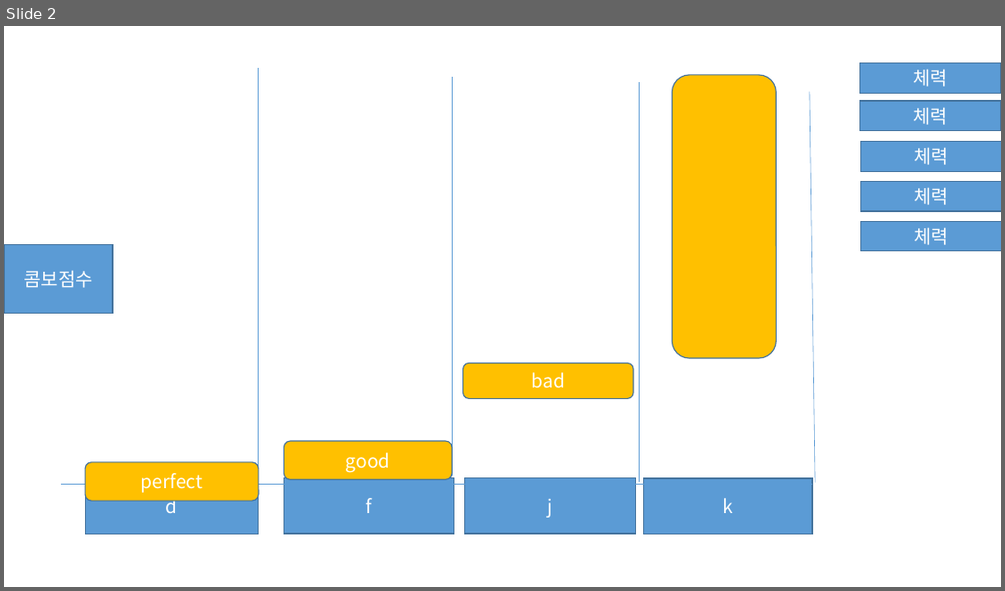
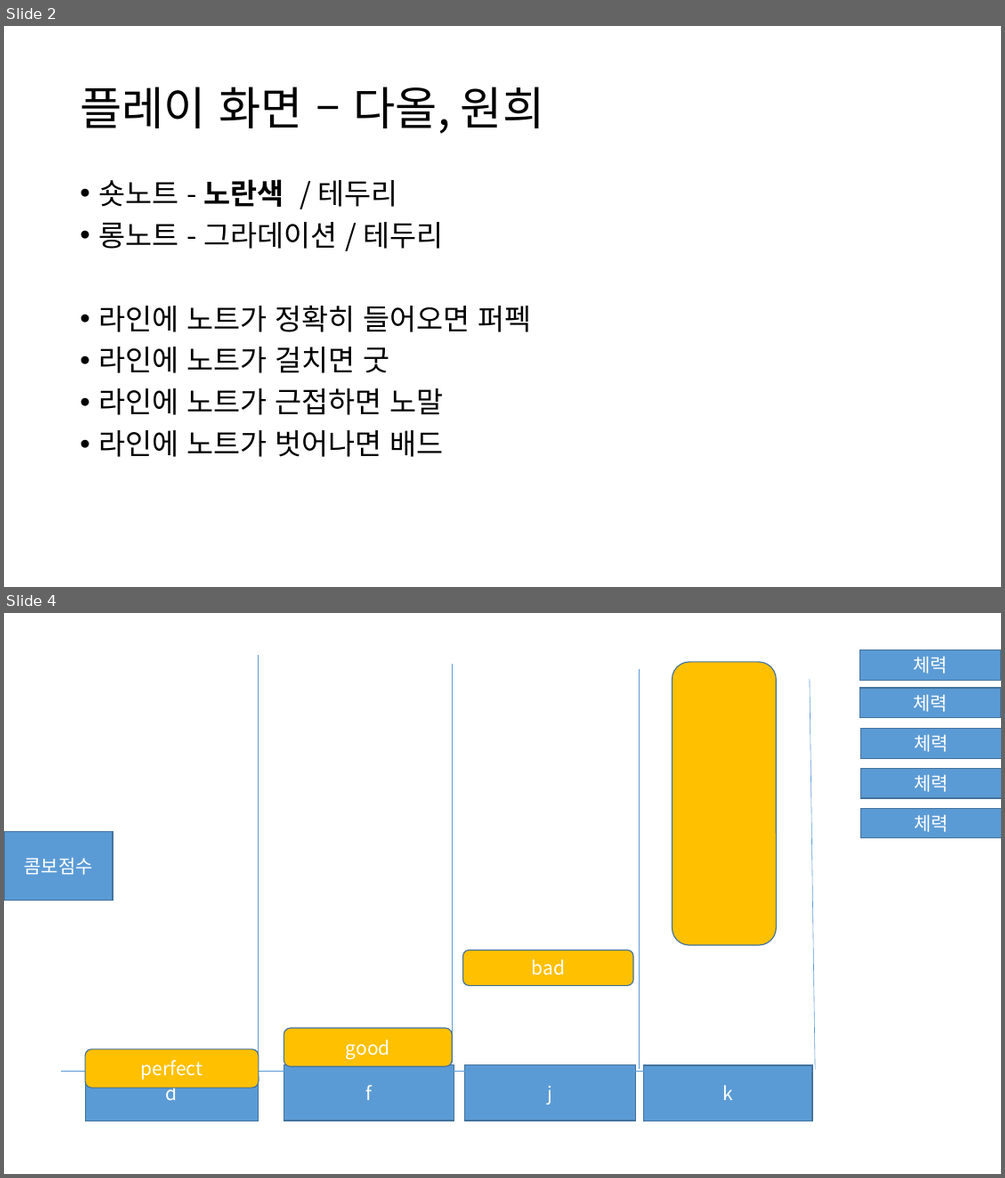
Before and after one commit to jisoo97/Tmax2, a slide deck: rhythm star.pptx. Shown one above the other, each under a label of ours: slide 2 before the commit, slides 2 and 4 after it; the slides between them are not shown. The pictures are 1005x591 and 1005x1178 pixels, drawn with LibreOffice and Linux fonts; fonts in the diff are those of the drawing. Boxes give left, top, right and bottom in pixels: in the first picture for what was removed or moved away, otherwise in the second. Text is boxed around its words. In the diff, an @@ line names an element or a change of style, - is before the commit and + after.

```diff
--- a/rhythm star.pptx
+++ b/rhythm star.pptx
@@ slide 2 added at (x1=4, y1=26, x2=1001, y2=587), background #FFFFFF @@
@@ title added at (x1=80, y1=87, x2=544, y2=134), 44 pt, text #000000 @@
+플레이 화면 – 다올, 원희
@@ text added at (x1=98, y1=179, x2=532, y2=457), 28 pt, text #000000 @@
+• 숏노트 - 노란색 / 테두리
+• 롱노트 - 그라데이션 / 테두리
+• 라인에 노트가 정확히 들어오면 퍼펙
+• 라인에 노트가 걸치면 굿
+• 라인에 노트가 근접하면 노말
+• 라인에 노트가 벗어나면 배드
@@ what was slide 2 is now slide 4 @@
```
Also in this commit, not shown: 1 other slide added, 3 other files.
